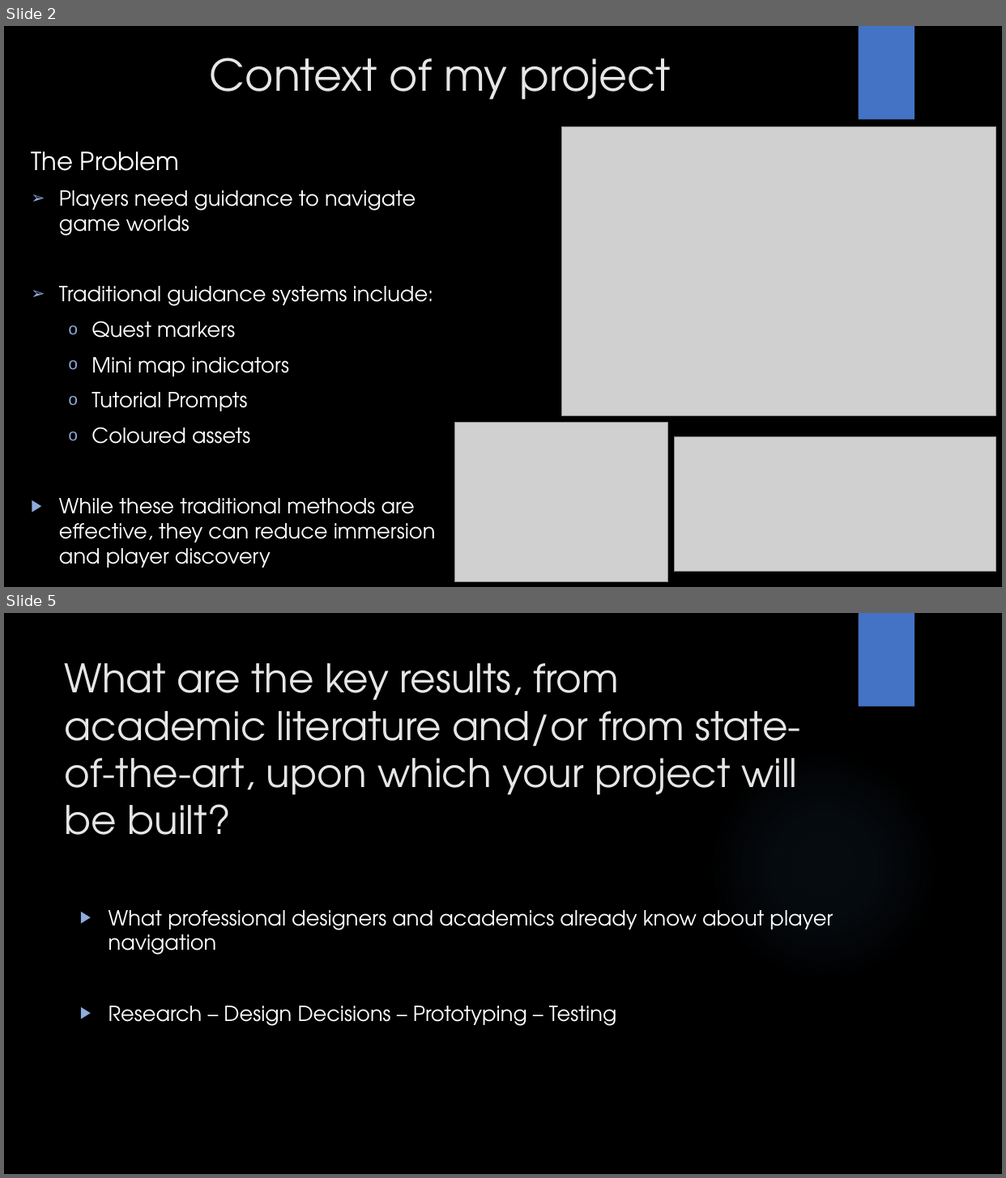
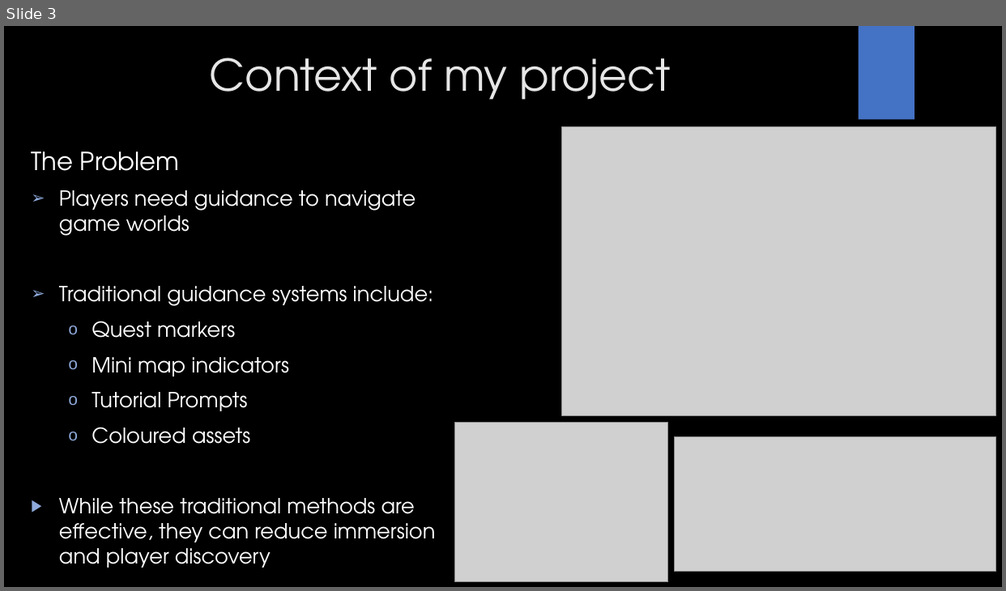
Before and after one commit to Mdot5596/MA-Dissertation, a slide deck: Project Proposal/GAM708 Proposal Presentation.pptx. Shown one above the other, each under a label of ours: slides 2 and 5 before the commit, slide 3 after it; the slides between them are not shown. The pictures are 1006x1178 and 1006x591 pixels, drawn with LibreOffice and Linux fonts; fonts in the diff are those of the drawing; grey boxes stand for pictures; background and template pictures are left out. Boxes give left, top, right and bottom in pixels: in the first picture for what was removed or moved away, otherwise in the second. Text is boxed around its words. In the diff, an @@ line names an element or a change of style, - is before the commit and + after.

```diff
--- a/Project Proposal/GAM708 Proposal Presentation.pptx
+++ b/Project Proposal/GAM708 Proposal Presentation.pptx
@@ slide 5 removed at <box>4,613,1002,1174</box>, background picture (left out); not listed: 1 template element that a slide beside it also shows @@
@@ title removed at <box>65,663,800,835</box> @@
-What are the key results, from academic literature and/or from state-of-the-art, upon which your project will be built?
@@ ellipse removed at <box>709,750,939,981</box> @@
@@ text removed at <box>108,910,833,1026</box> @@
-▶ What professional designers and academics already know about player navigation
-▶ Research – Design Decisions – Prototyping – Testing
@@ what was slide 2 is now slide 3 @@
```
Also in this commit, not shown: 2 slides changed, 5 slides added, 5 other slides removed, 2 other files.
